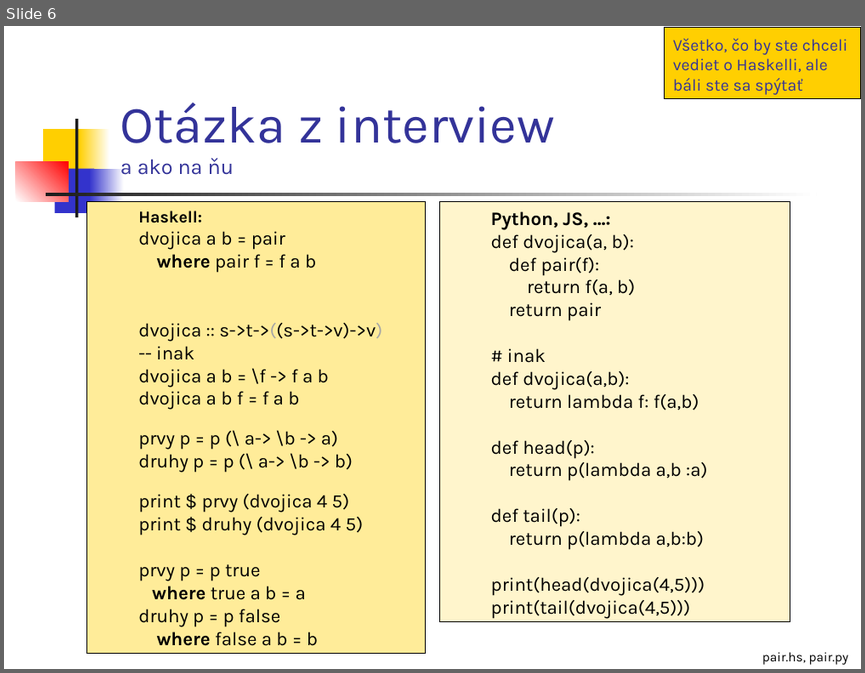
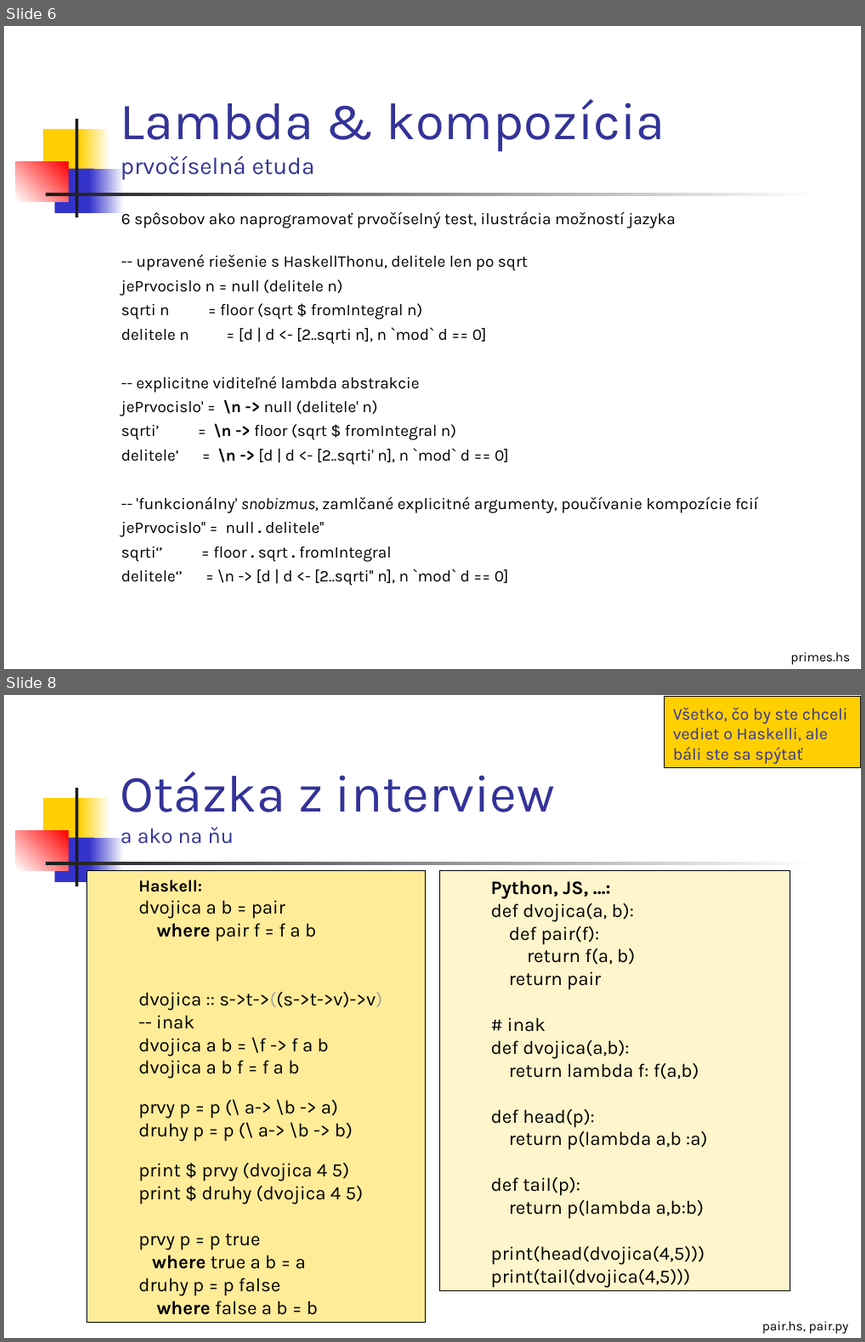
Before and after one commit to Funkcionalne/Prednasky, a slide deck: 02/02_fpro.ppt. Shown one above the other, each under a label of ours: slide 6 before the commit, slides 6 and 8 after it; the slides between them are not shown. The pictures are 865x673 and 865x1342 pixels, drawn with LibreOffice and Linux fonts; fonts in the diff are those of the drawing. Boxes give left, top, right and bottom in pixels: in the first picture for what was removed or moved away, otherwise in the second. Text is boxed around its words. In the diff, an @@ line names an element or a change of style, - is before the commit and + after.

```diff
--- a/02/02_fpro.ppt
+++ b/02/02_fpro.ppt
@@ slide 6 added at box(4, 26, 861, 669), background #FFFFFF; not listed: 7 template elements that a slide beside it also shows @@
@@ title added at box(120, 99, 664, 180), 44 pt, text #333399 @@
+Lambda & kompozícia
+prvočíselná etuda
@@ text added at box(121, 211, 758, 585), 13.6 pt, text #000000 @@
+6 spôsobov ako naprogramovať prvočíselný test, ilustrácia možností jazyka
+-- upravené riešenie s HaskellThonu, delitele len po sqrt
+jePrvocislo n = null (delitele n)
+sqrti n = floor (sqrt $ fromIntegral n)
+delitele n = [d | d <- [2..sqrti n], n `mod` d == 0]
+-- explicitne viditeľné lambda abstrakcie
+jePrvocislo' = \n -> null (delitele' n)
+sqrti’ = \n -> floor (sqrt $ fromIntegral n)
+delitele’ = \n -> [d | d <- [2..sqrti' n], n `mod` d == 0]
+-- 'funkcionálny' snobizmus, zamlčané explicitné argumenty, poučívanie kompozície fcií
+jePrvocislo'' = null . delitele''
+sqrti‘’ = floor . sqrt . fromIntegral
+delitele‘’ = \n -> [d | d <- [2..sqrti'' n], n `mod` d == 0]
@@ text added at box(790, 652, 850, 664), 11 pt, text #000000 @@
+primes.hs
@@ what was slide 6 is now slide 8 @@
```
Also in this commit, not shown: 3 slides changed, 1 other slide added, 11 other files.
